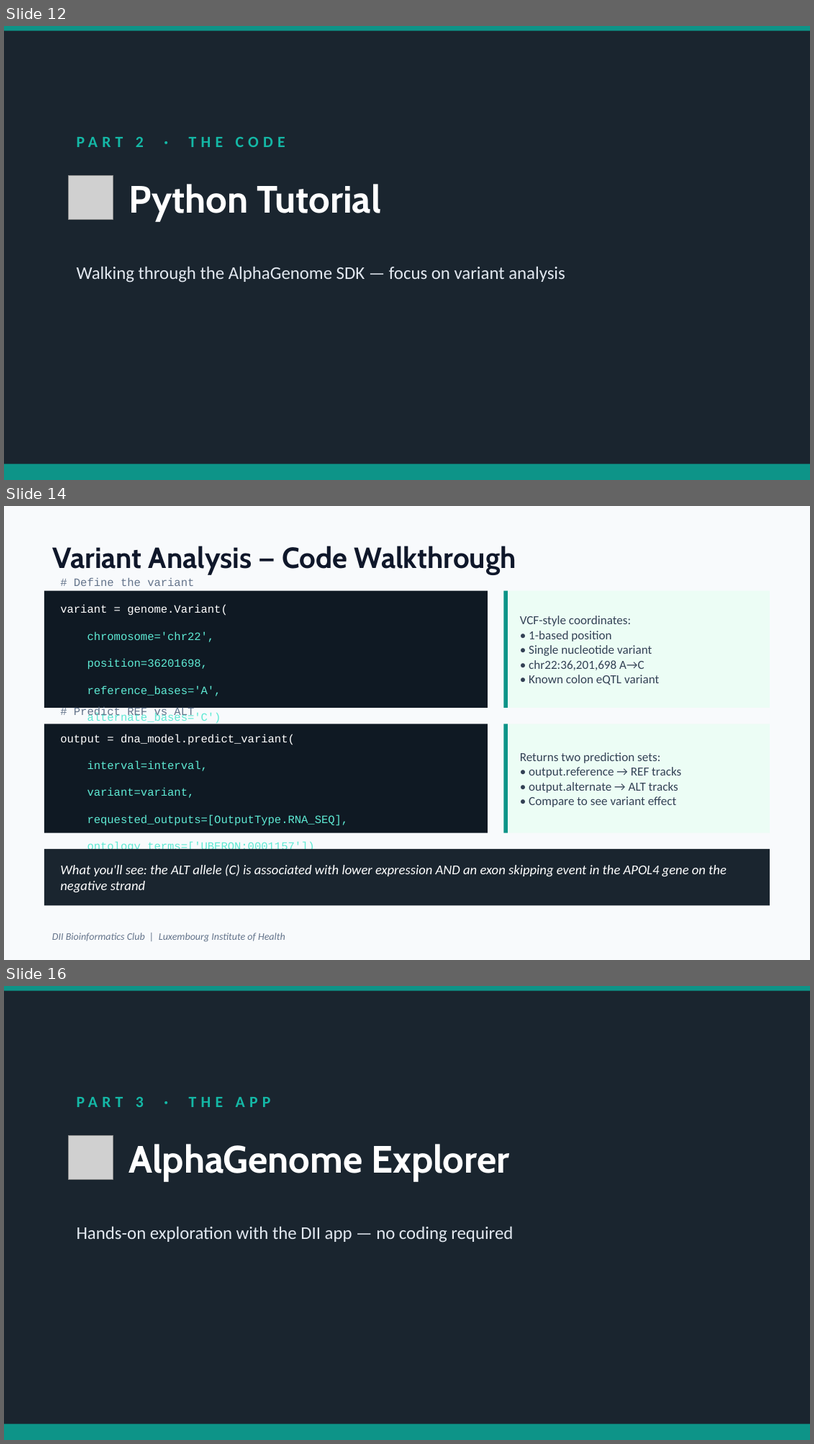
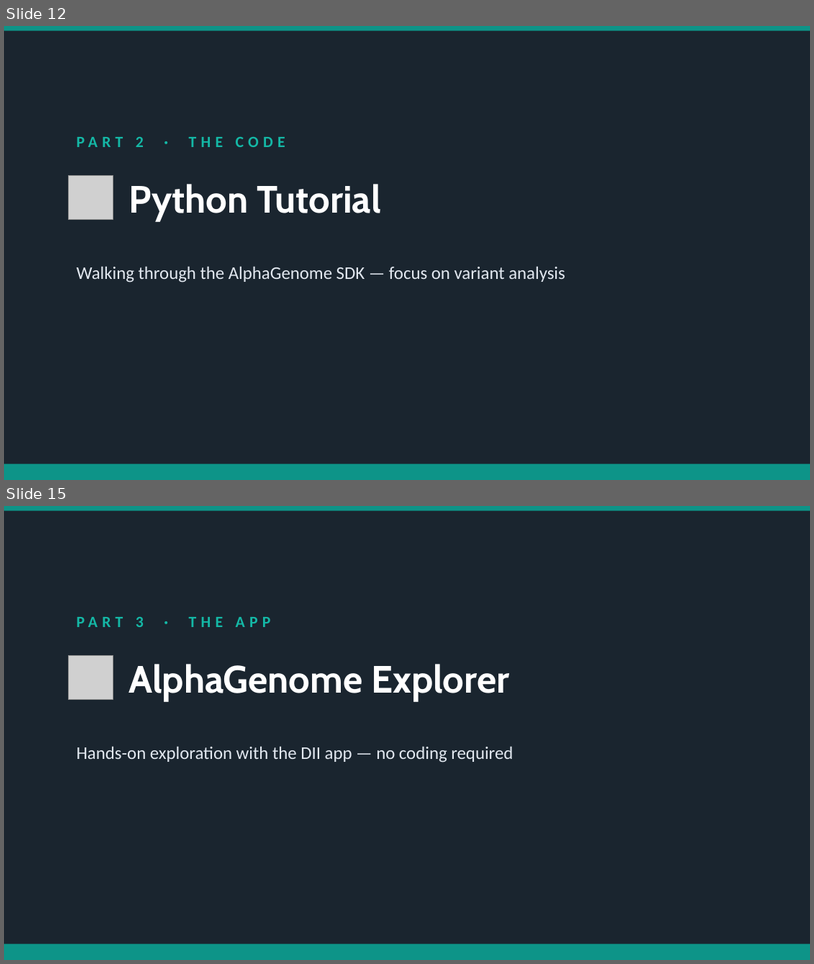
Before and after one commit to JosephLongworth/AlphaGenome-Explorer, a slide deck: DII_Bioinformatics_club/AlphaGenome_Teaching_Slides.pptx. Shown one above the other, each under a label of ours: slides 12, 14 and 16 before the commit, slides 12 and 15 after it; the slides between them are not shown. The pictures are 814x1444 and 814x964 pixels, drawn with LibreOffice and Linux fonts; fonts in the diff are those of the drawing; grey boxes stand for pictures. Boxes give left, top, right and bottom in pixels: in the first picture for what was removed or moved away, otherwise in the second. Text is boxed around its words. In the diff, an @@ line names an element or a change of style, - is before the commit and + after.

Commit message:
Update AlphaGenome teaching slides and add temp lock file

```diff
--- a/DII_Bioinformatics_club/AlphaGenome_Teaching_Slides.pptx
+++ b/DII_Bioinformatics_club/AlphaGenome_Teaching_Slides.pptx
@@ slide 14 removed at [4, 506, 810, 960], background #F8FAFC @@
@@ text removed at [52, 546, 517, 574] @@
-Variant Analysis — Code Walkthrough
@@ rectangle removed at [44, 591, 488, 708] @@
@@ text removed at [60, 578, 228, 725] @@
-# Define the variant
-variant = genome.Variant(
-chromosome='chr22',
-position=36201698,
-reference_bases='A',
-alternate_bases='C')
@@ rectangle removed at [504, 591, 770, 708] @@
@@ rectangle removed at [504, 591, 508, 708] @@
@@ text removed at [520, 615, 659, 685] @@
-VCF-style coordinates:
-• 1-based position
-• Single nucleotide variant
-• chr22:36,201,698 A→C
-• Known colon eQTL variant
@@ text removed at [60, 707, 349, 854] @@
-# Predict REF vs ALT
-output = dna_model.predict_variant(
-interval=interval,
-variant=variant,
-requested_outputs=[OutputType.RNA_SEQ],
-ontology_terms=['UBERON:0001157'])
@@ rectangle removed at [44, 723, 488, 833] @@
@@ rectangle removed at [504, 723, 770, 833] @@
@@ rectangle removed at [504, 723, 508, 833] @@
@@ text removed at [520, 752, 682, 807] @@
-Returns two prediction sets:
-• output.reference → REF tracks
-• output.alternate → ALT tracks
-• Compare to see variant effect
@@ rectangle removed at [44, 849, 770, 905] @@
@@ text removed at [60, 864, 727, 892] @@
-What you'll see: the ALT allele (C) is associated with lower expression AND an exon skipping event in the APOL4 gene on the negative strand
@@ text removed at [52, 932, 286, 942] @@
-DII Bioinformatics Club | Luxembourg Institute of Health
@@ what was slide 16 is now slide 15 @@
```
Also in this commit, not shown: 1 slide changed, 7 slides added, 4 other slides removed.
